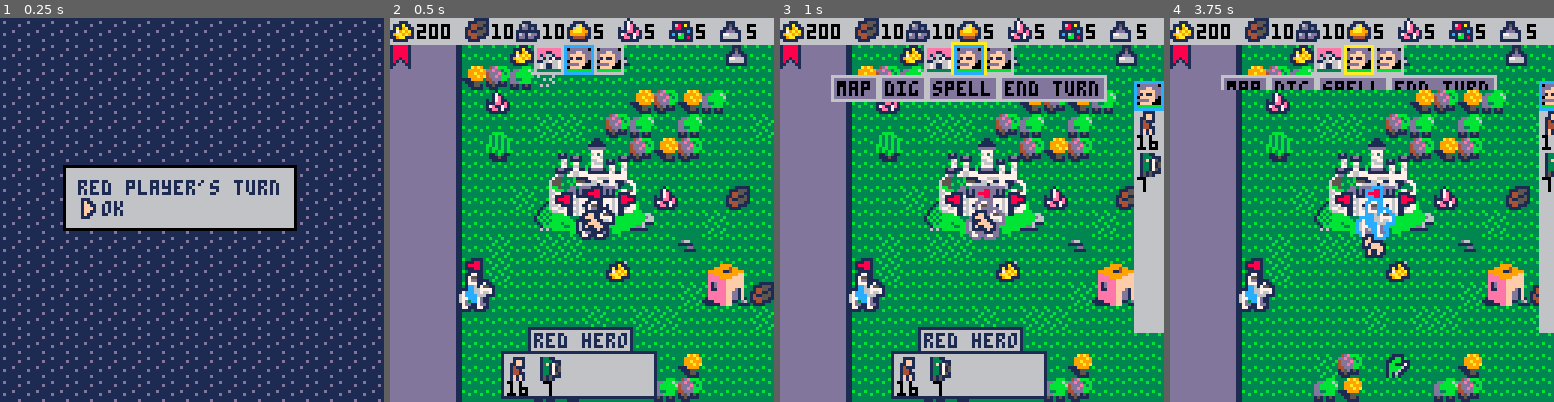
Above: before the commit, frames 1-4 (left to right).
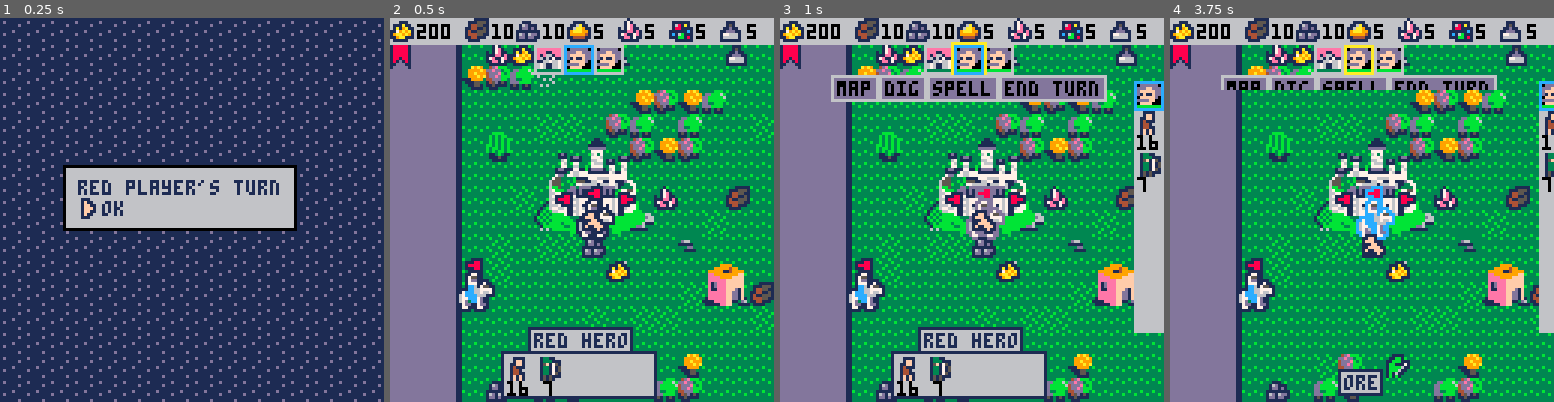
Above: after the commit, the same moments.

Repository: pvan/pico8
Game: PICO-8 cartridge heroes.p8
Two runs of this game, one before a commit and one after it. Both use one fixed random seed, a clock stepped at 60 frames per second and the inputs below.
Inputs:
- Up to frame 1 (0.25 s): no input
- Up to frame 2 (0.5 s): tap X (X key) at 0.33 s
- Up to frame 3 (1 s): tap O (Z key) at 0.7 s
- Up to frame 4 (3.75 s): tap X (X key) at 1.07, 1.85, 2.97 s; hold Right 1.6-2.1 s; tap O (Z key) every 0.4 s from 1.7 to 3.7 s; hold Up 2.15-2.42 s; hold Right 2.47-3.03 s; hold Left 3.08-3.58 s; hold Down from 3.63 s (still down)

Frame 1 is identical in both runs. In frame 2, 1.0% of the frame differs, in the area x 25-57%, y 7-100%; in frame 3, 0.9%; in frame 4, 1.7%.

Commit message:
heroes: confirm surrounded hero can pickup items
fixed earlier by making each hero square its own zone
and letting each hero traverse its own 1-square zone
(in addition to all their adjacent zones)

Diff:
--- a/heroes.p8
+++ b/heroes.p8
@@ -5,11 +5,12 @@
 --todo:
 --walking thru open mob
 --sorting castles/etc (move pos to lowest point, eg -x,-y col)
---item in front of castle blocks hero
 --dont spawn items on mobs?
 --when selecting castle, popup text is for last cur pos
 --allow attack during move phase (eg starting next to mob)
 --use a* for battle? current algo hangs if obstacle in way
+--remove casualties from winner
+--add is_plr_ai list or something?
 
 
 --notes:
@@ -133,7 +134,7 @@
 	spawn("ore",22,20)
 
 	--block hero in castle test
---	spawn("ore",5,9)
+	spawn("ore",5,9)
 
 
  --do once here so we don't
